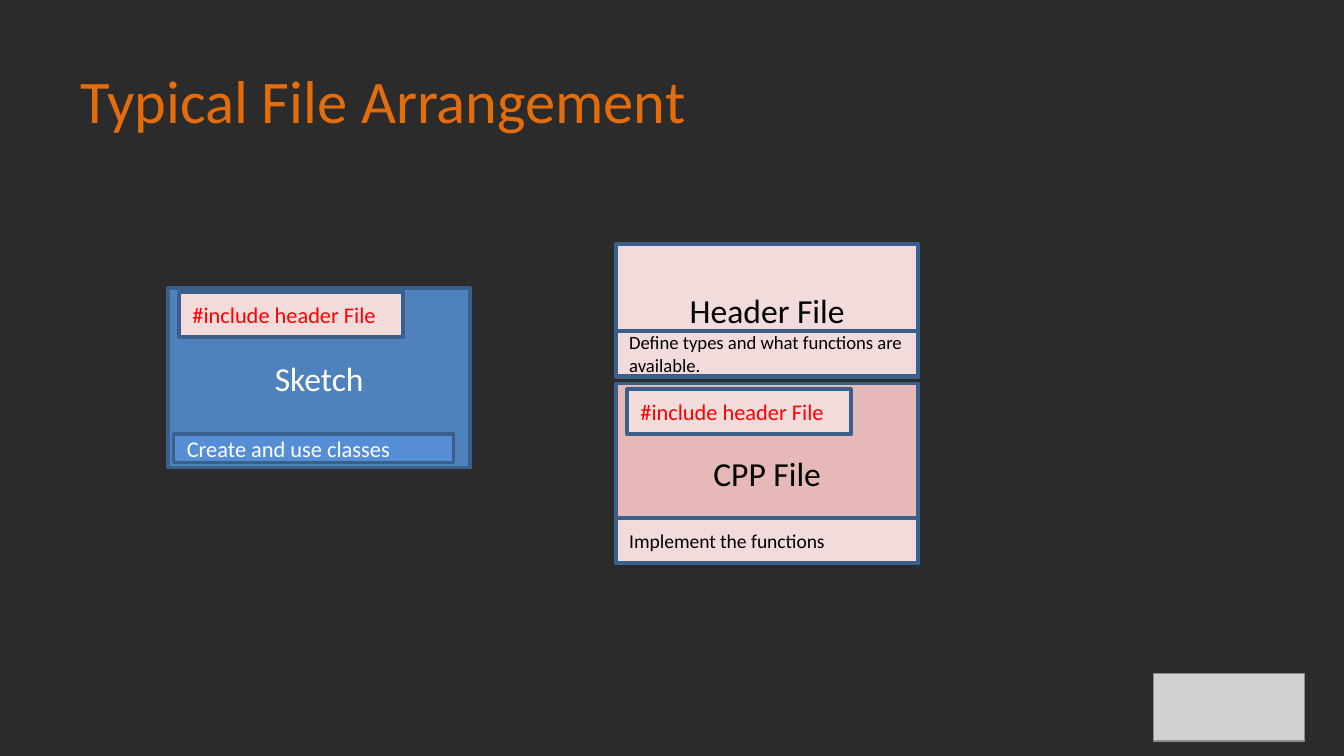
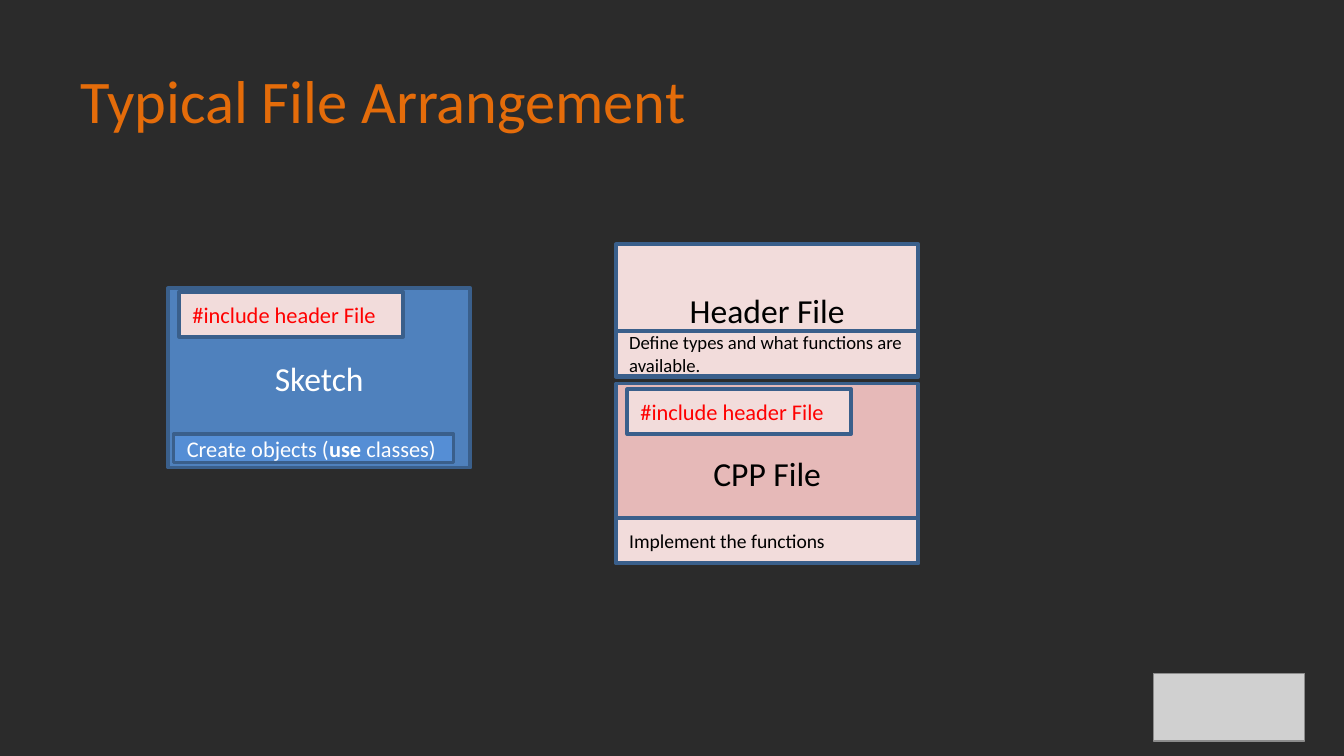
Before and after one commit to Alan-Lomax/MERG-SIG-Presentations, a slide deck: slide 13 of Introduction to Class Programming Part 2.pptx. Drawn at 1344x756 pixels with LibreOffice and Linux fonts; fonts in the diff are those of the drawing; grey boxes stand for pictures; background and template pictures are left out; a plain dark background stands for a picture behind light text. Boxes give left, top, right and bottom in pixels: in the first picture for what was removed or moved away, otherwise in the second. Text is boxed around its words. In the diff, an @@ line names an element or a change of style, - is before the commit and + after.

```diff
--- a/Introduction to Class Programming Part 2.pptx
+++ b/Introduction to Class Programming Part 2.pptx
@@ text in rectangle at [187,441,435,463]: text changed @@
-Create and use classes
+Create objects (use classes)
```
Also in this commit, not shown: 3 other slides changed.
